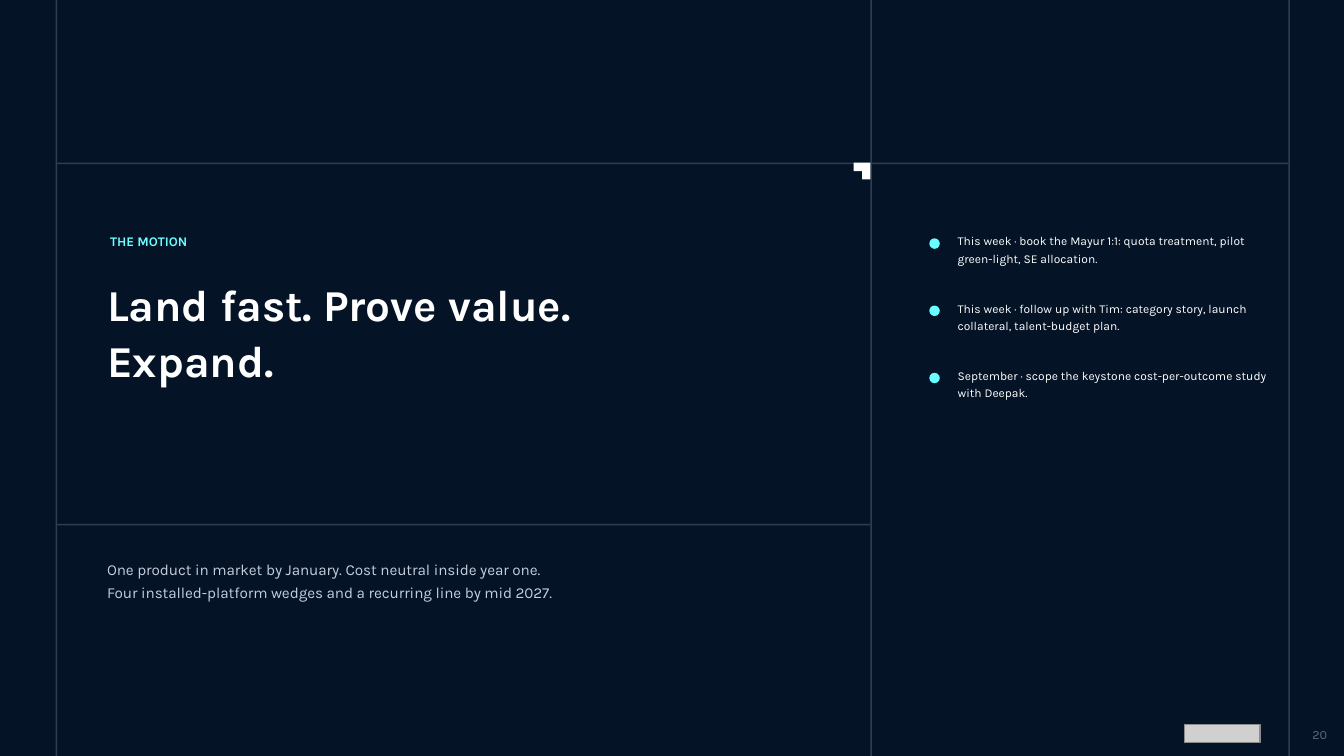
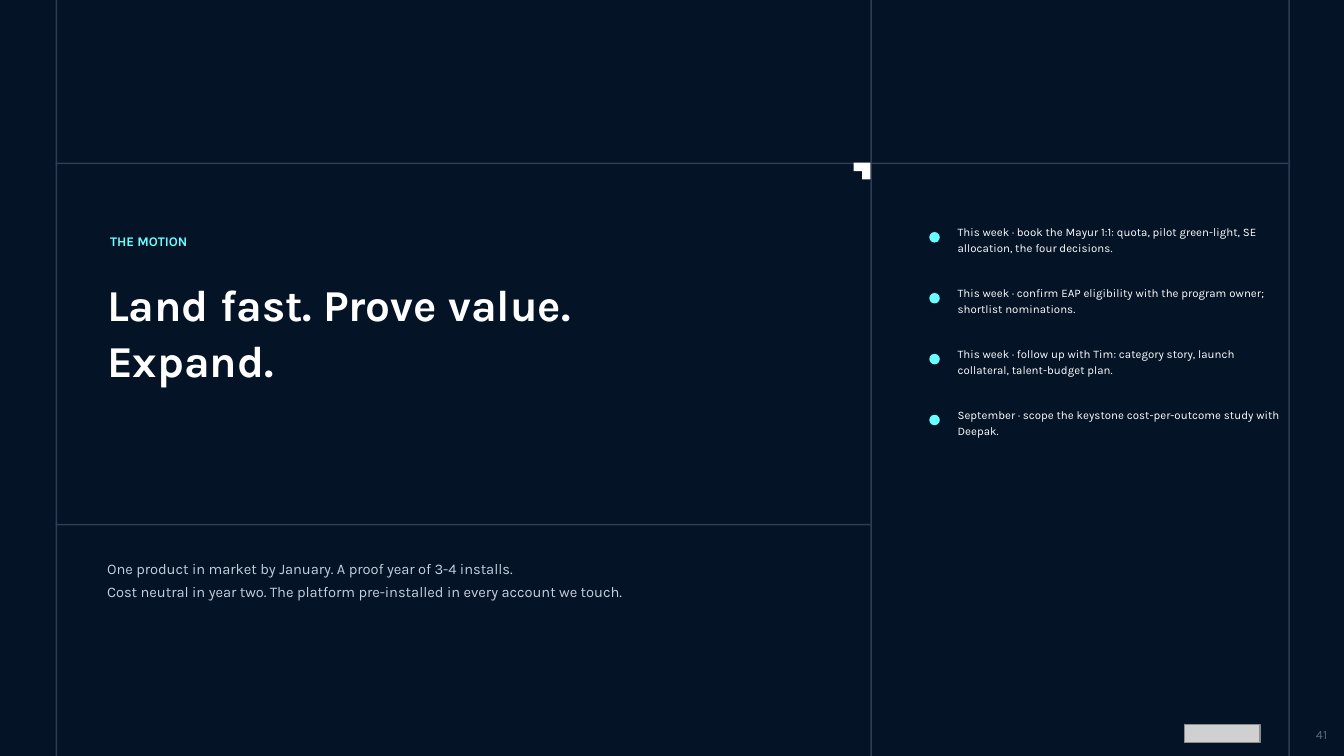
Before and after one commit to shyammohan160489-sys/value-consulting-agents, a slide deck: slide 41 of Engagement/Internal/product-factory/Product_Factory_Execution_Plan_Exhibit.pptx (slide 20 before the commit). Drawn at 1344x756 pixels with LibreOffice and Linux fonts; fonts in the diff are those of the drawing; grey boxes stand for pictures. Boxes give left, top, right and bottom in pixels: in the first picture for what was removed or moved away, otherwise in the second. Text is boxed around its words. In the diff, an @@ line names an element or a change of style, - is before the commit and + after.

```diff
--- a/Engagement/Internal/product-factory/Product_Factory_Execution_Plan_Exhibit.pptx
+++ b/Engagement/Internal/product-factory/Product_Factory_Execution_Plan_Exhibit.pptx
@@ ellipse: place and size @@
-ellipse at [930,238,940,248]
+ellipse at [930,232,940,242]
@@ text at [958,228,1256,253]: text changed; size 8.6 to 8.2 pt @@
-This week · book the Mayur 1:1: quota treatment, pilot green-light, SE allocation.
+This week · book the Mayur 1:1: quota, pilot green-light, SE allocation, the four decisions.
@@ ellipse: place and size @@
-ellipse at [930,306,940,316]
+ellipse at [930,293,940,303]
@@ text added at [958,289,1264,313], 8.2 pt, text #FFFFFF @@
+This week · confirm EAP eligibility with the program owner; shortlist nominations.
@@ ellipse: place and size @@
-ellipse at [930,373,940,383]
+ellipse at [930,354,940,364]
@@ text "This week · follow up ..." at [958,350,1234,377]: size 8.6 to 8.2 pt; line spacing 1.2 to 1.18 @@
@@ text "This week · follow up ...": place and size @@
-text "This week · follow up ..." at [958,304,1246,333]
+text "This week · follow up ..." at [958,350,1234,377]
@@ ellipse added at [930,414,940,424], fill #69FEFF @@
@@ text "September · scope the keystone ...": place and size @@
-text "September · scope the keystone ..." at [958,371,1266,400]
+text "September · scope the keystone ..." at [958,411,1279,438]
@@ text "September · scope the keystone ..." at [958,411,1279,438]: size 8.6 to 8.2 pt; line spacing 1.2 to 1.18 @@
@@ text at [107,564,622,601]: text changed; size 10.9 to 10.5 pt @@
-One product in market by January. Cost neutral inside year one.
-Four installed-platform wedges and a recurring line by mid 2027.
+One product in market by January. A proof year of 3-4 installs.
+Cost neutral in year two. The platform pre-installed in every account we touch.
@@ page number at [1316,731,1327,739]: text changed @@
-20
+41
```
Also in this commit, not shown: 18 other slides changed, 22 slides added, 1 slide removed, 2 other files.
